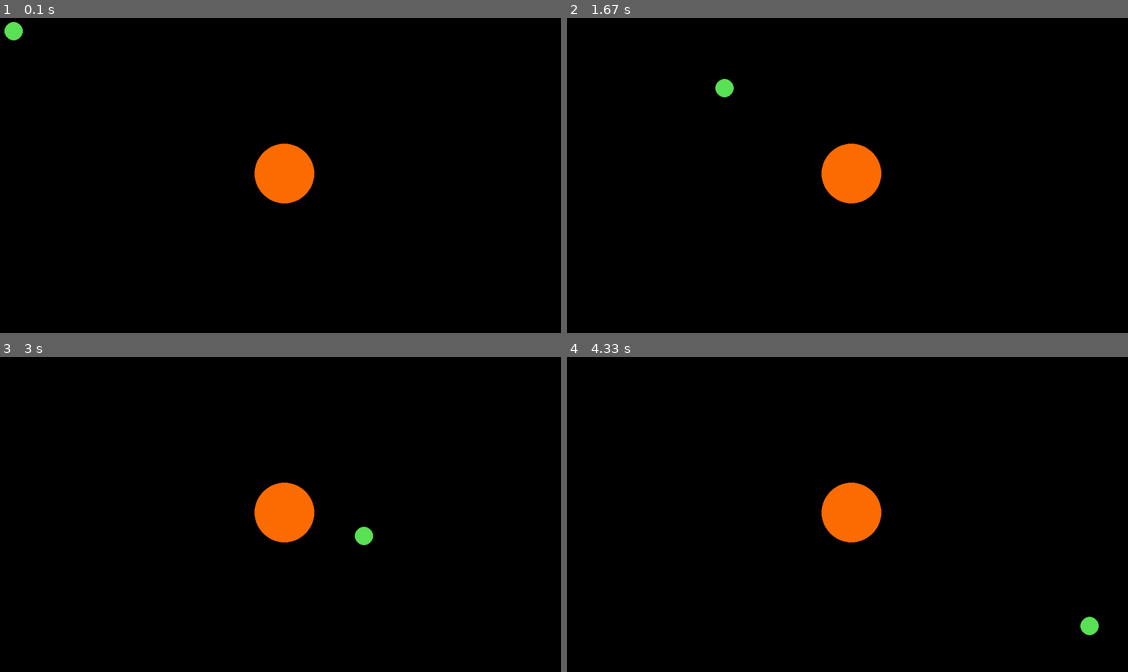
Above: before the commit, frames 1-4 (two rows, left to right).
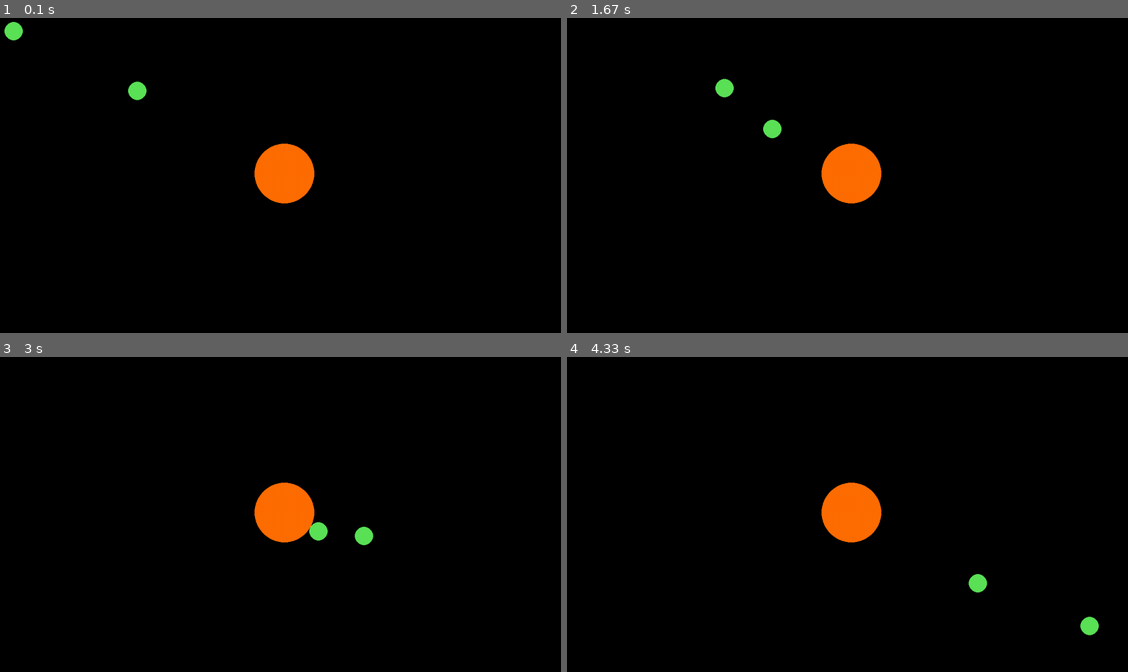
Above: after the commit, the same moments.

Repository: JoelWester/pygames
Game: pygame game, started from SpaceGame.py
Two runs of this game, one before a commit and one after it. Both use one fixed random seed, a clock stepped at 60 frames per second and the inputs below.
Inputs:
- Up to frame 1 (0.1 s): no input
- Up to frame 2 (1.67 s): hold D 0.33-0.8 s; hold W 0.83-1.13 s; hold D 1.17-1.63 s
- Up to frame 3 (3 s): hold A 1.67-2.2 s; hold S 2.23-2.53 s; hold A 2.57-2.97 s
- Up to frame 4 (4.33 s): hold W 3-3.37 s; hold D 3.4-4.03 s; hold S from 4.07 s (still down)

The runs differ from the first frame. In frame 1, 0.2% of the frame differs, in the area x 22-27%, y 20-27%; in frame 2, 0.2%; in frame 3, 0.2%; in frame 4, 0.2%, in the area x 71-75%, y 68-75%.

Commit message:
Add files via upload
SpaceGame added planet type and planet rendering

Diff:
--- a/SpaceGame.py
+++ b/SpaceGame.py
@@ -19,17 +19,21 @@
 #Body object
 
 class Body:
-    position =(50.0, 50.0)
     mass = 0.5
     velocity = (0.0, 0.0)
-    def __init__(self, type):
+    def __init__(self, type, position):
         self.type = type
+        self.position = position
 
-ship = Body("Ship")
+#Ship
+ship = Body("ship", (50.0, 50.0))
 
-print('Body details:')
+#Planets
+a = Body("planet", (centre[0]//2, centre[1]//2))
+planets = {a}
+
+print('Ship details:')
 print('pos: ', ship.position)
-print('mass: ', ship.mass)
 print('velocity: ', ship.velocity)
 
 def from_centre(x,y):
@@ -39,6 +43,8 @@
     screen.fill((0, 0, 0))
 
     pygame.draw.circle(screen, (255, 110, 0), centre, 65)
+    for planet in planets:
+        pygame.draw.circle(screen, (91, 226, 87), planet.position, 20)
     pygame.draw.circle(screen, (91, 226, 87), ship.position, 20)
 
 
@@ -56,13 +62,19 @@
             ship.velocity = (ship.velocity[0]+0.2, ship.velocity[1])
         if pygame.key.get_pressed()[pygame.K_s]:
             ship.velocity = (ship.velocity[0], ship.velocity[1]+0.2)
-    #Body updates
+    #Ship updates
     distance = from_centre(ship.position[0], ship.position[1])
     print('distance: ', distance)
     gravity = (g*distance[0], g*distance[1])
     print('gravity: ', gravity)
     ship.velocity = (ship.velocity[0] + gravity[0], ship.velocity[1] + gravity[1])
     ship.position = (ship.position[0] + ship.velocity[0], ship.position[1] + ship.velocity[1])
+    #Planet updates
+    for planet in planets:
+        distance = from_centre(planet.position[0], planet.position[1])
+        gravity = (g*distance[0], g*distance[1])
+        planet.velocity = (planet.velocity[0] + gravity[0], planet.velocity[1] + gravity[1])
+        planet.position = (planet.position[0] + planet.velocity[0], planet.position[1] + planet.velocity[1])
     render()
     pygame.display.update()
     fps.tick(60)
